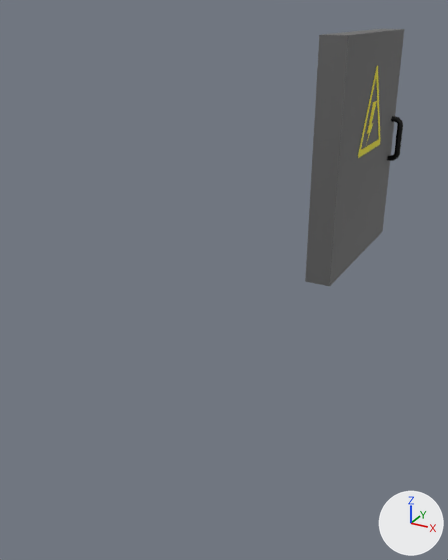
An edit to the FBX model Logi-XH15/Assets/Imports/Electrical Box No switches.fbx, drawn before and after from the same camera.
Before and after are seen from a camera (50 mm lens) standing at (1.61, -5.47, 1.19) and looking at (-0.31, -1.98, -0.56). Every picture has the same lights, and +X, +Y and +Z are marked at lower right. Where no turn or scale is listed for an object, it has been applied to the vertices.

Objects in the first picture: 'Door', 'Fuse Box', 'Handle'.
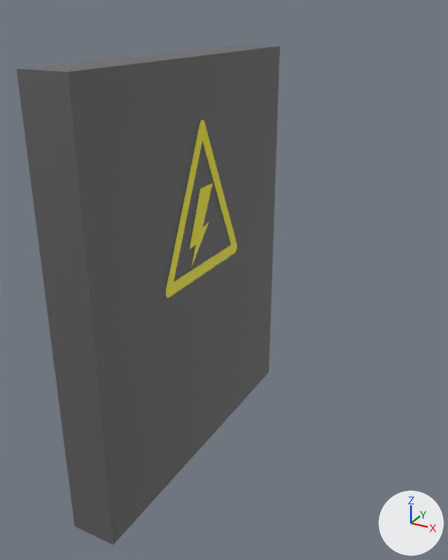
What differs and where, as boxes [x1, y1, x2, y2] in the pictures (448 x 560 px):
'Door', moved: before [326, 29, 404, 286]; after [61, 46, 280, 545]
'Fuse Box', moved: before [305, 29, 397, 286]; after [16, 45, 270, 542]
'Handle', deleted: before [387, 116, 403, 161]

Diff of the bpy script that builds the scene:
```diff
--- a/Logi-XH15/Assets/Imports/Electrical Box No switches.fbx.py
+++ b/Logi-XH15/Assets/Imports/Electrical Box No switches.fbx.py
@@ ob_door @@
 ob_door = bpy.data.objects.new('Door', me_cube_013)
-ob_door.location = (0.033, -0.78, 0.0)
+ob_door.location = (0.156, -3.899, 0.0)
@@ ob_handle @@
-ob_handle = bpy.data.objects.new('Handle', me_cube_045)
-ob_handle.location = (0.04, 0.747, 0.0)
@@ ob_fuse_box @@
 ob_fuse_box = bpy.data.objects.new('Fuse Box', me_cube_012)
-ob_fuse_box.location = (-0.073, 0.034, 0.0)
+ob_fuse_box.location = (0.05, -3.085, 0.0)
```
